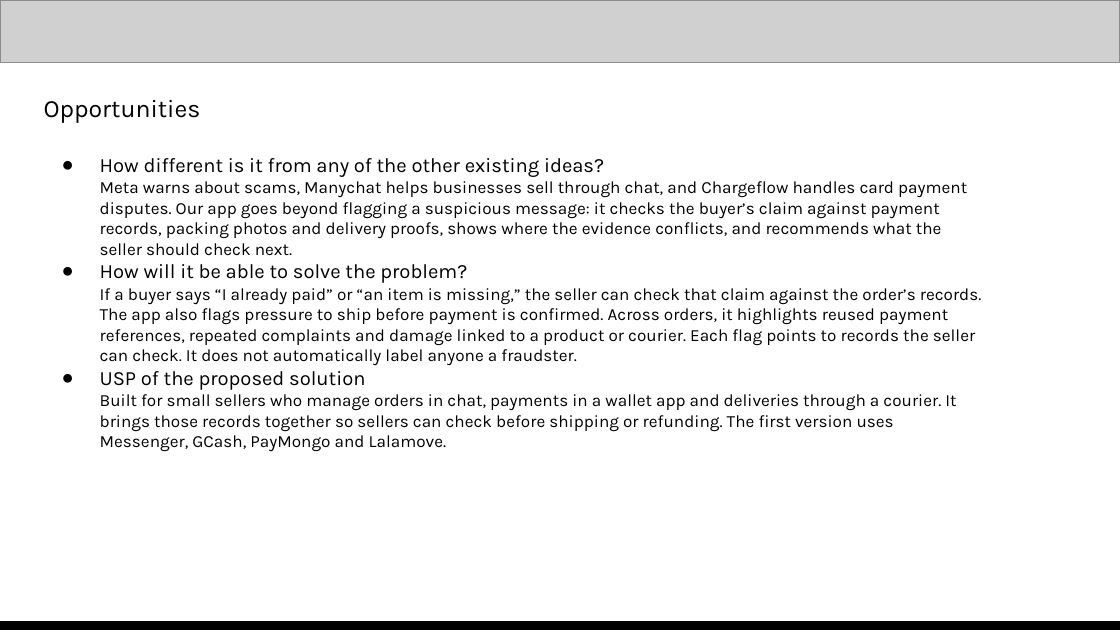
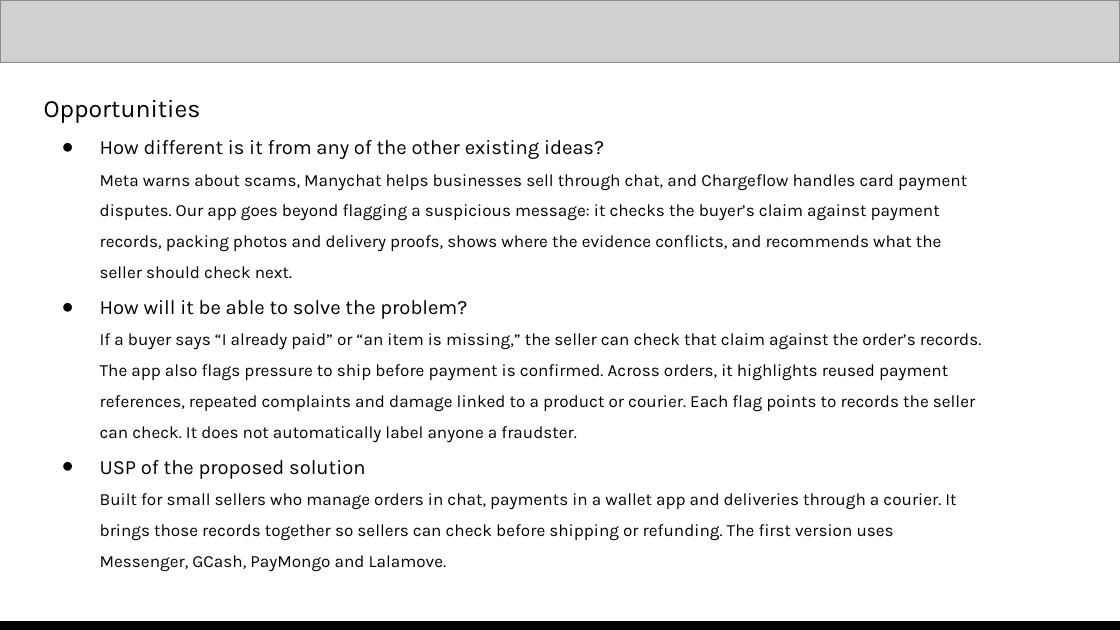
Before and after one commit to kevsoriano/servermaya, a slide deck: slide 4 of docs/Team ServerMaya Submission _ AI Builder Cup.pptx. Drawn at 1120x630 pixels with LibreOffice and Linux fonts; fonts in the diff are those of the drawing; grey boxes stand for pictures. Boxes give left, top, right and bottom in pixels: in the first picture for what was removed or moved away, otherwise in the second. Text is boxed around its words. In the diff, an @@ line names an element or a change of style, - is before the commit and + after.

```diff
--- a/docs/Team ServerMaya Submission _ AI Builder Cup.pptx
+++ b/docs/Team ServerMaya Submission _ AI Builder Cup.pptx
@@ text at [100,140,982,572]: line spacing 1 to 1.5 @@
```
Also in this commit, not shown: 8 other slides changed, 1 other file.
